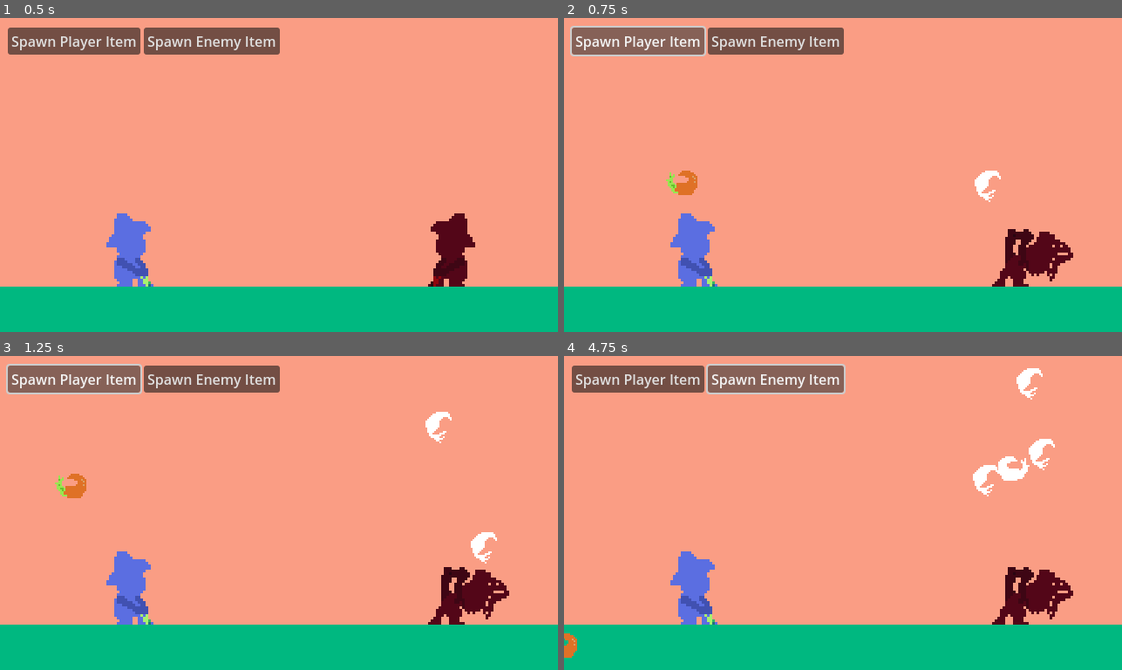
Above: before the commit, frames 1-4 (two rows, left to right).
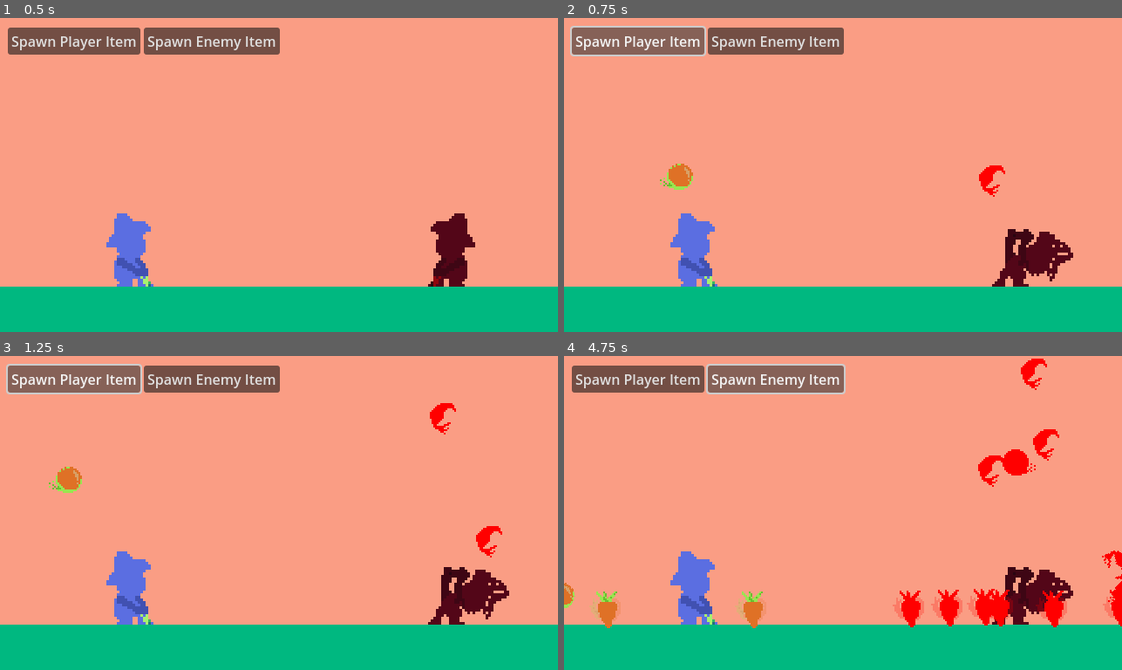
Above: after the commit, the same moments.

Repository: a3leong/farm-fiesta
Game: Godot game, scene res://main.tscn
The game is run twice, just before and just after one commit, with the same random seed, the same clock (stepped at 60 frames per second) and the same inputs.
Inputs:
- Up to frame 1 (0.5 s): no input
- Up to frame 2 (0.75 s): click "Spawn Player Item" at 0.5 s
- Up to frame 3 (1.25 s): no input
- Up to frame 4 (4.75 s): click "Spawn Enemy Item" at 1.25 s; click "Spawn Player Item" at 2 s; click "Spawn Enemy Item" at 2.75 s; click "Spawn Player Item" at 3.5 s; click "Spawn Enemy Item" at 4.25 s

Frame 1 is identical in both runs. In frame 2, 0.7% of the frame differs, in the area x 17-80%, y 46-59%; in frame 3, 1.0%; in frame 4, 4.5%, in the area x 0-100%, y 0-97%.

Commit message:
feat: major refactoring, unit class with state mgmt

Diff:
--- a/audio_manager.gd
+++ b/audio_manager.gd
@@ -1,5 +1,5 @@
 extends Node
 
-func pluckUp(pitchScale):
+func pluck_up(pitchScale):
 	$PluckUp.set_pitch_scale(pitchScale)
 	$PluckUp.play()
--- a/farmer.tscn
+++ b/classes/Player/farmer.tscn
@@ -1,6 +1,6 @@
-[gd_scene load_steps=9 format=3 uid="uid://b8x8b0g2kgns6"]
+[gd_scene load_steps=9 format=3]
 
-[ext_resource type="Script" path="res://Farmer.gd" id="1_d85vo"]
+[ext_resource type="Script" path="res://classes/Player/Farmer.gd" id="1_d85vo"]
 [ext_resource type="Texture2D" uid="uid://dvejru00f6lhc" path="res://assets/farmer-pull.png" id="2_yh040"]
 
 [sub_resource type="AtlasTexture" id="AtlasTexture_cm10s"]
--- a/carrotman.gd
+++ b/classes/Unit/carrotman.gd
@@ -1,6 +1,5 @@
 extends RigidBody2D
 
-class_name Unit
 
 @export var speed = 100
 @export var health = 1
@@ -14,22 +13,18 @@
 var isMoving = false
 var isHittible = true
 
-func init(unitOwnerValue, spawnPosition, thrownForce: Vector2):
+func setPluckState(unitOwnerValue, spawnPosition, thrownForce: Vector2):
+	$AnimatedSprite2D.play("spinning")
 	unitOwner = unitOwnerValue
-	position = spawnPosition
+	set_position(spawnPosition)
 	if unitOwner == ENEMY:
 		speed = -speed # go backwards
 		$AnimatedSprite2D.flip_h = true
 		set_modulate(Color(255, 200, 225))
 	set_linear_velocity(Vector2(-thrownForce.x if unitOwnerValue == PLAYER else thrownForce.x, -thrownForce.y))
 
-func _process(delta):
-	if isMoving:
-		position.x += speed * delta
-
-
-func startMoving():
-	$AnimatedSprite2D.play()
+func setWalkState():
+#	$AnimatedSprite2D.play("neutral")
 	isMoving = true
 
 func stopMoving():
@@ -39,7 +34,6 @@
 # Let game logic manager decide what happens between 2 different units
 # and it'll be responsible for triggering their death fns
 func onCollide():
-
 	print("Collision detected")
 	collide.emit()
 	onDie()
@@ -49,6 +43,11 @@
 	print("Unit died")
 	queue_free()
 
+
+func _process(delta):
+#	if get_linear_velocity().x > -0.1:
+#		queue_free()
+	print(get_linear_velocity())
 
 # TODO: Probably need to add a parent node that controls and manages a rigidbody and an area2d
 # TODO: This is currently on used because of change to physics 2d
@@ -60,7 +59,6 @@
 		print(area.unitOwner)
 		onCollide()
 
-
-
 func _on_body_entered(body):
-	print("on body entered carrot")
+	if body.name == "Ground":
+		setWalkState()
--- a/carrotman.tscn
+++ b/classes/Unit/carrotman.tscn
@@ -1,77 +1,80 @@
-[gd_scene load_steps=24 format=3 uid="uid://h8wg8t4my27f"]
+[gd_scene load_steps=24 format=3 uid="uid://3os4fnp5uhpe"]
 
-[ext_resource type="Script" path="res://carrotman.gd" id="1_qhoox"]
-[ext_resource type="Texture2D" uid="uid://cnf75xpg6rkw" path="res://assets/carrot-Sheet-Sheet.png" id="2_q3wbw"]
-[ext_resource type="Texture2D" uid="uid://dqfu4nci5q3o" path="res://assets/carrot-spin-sheet.png" id="3_rwjj6"]
-[ext_resource type="AudioStream" uid="uid://dvl23e74eat5j" path="res://assets/audio/pluck_up.ogg" id="4_atil0"]
+[ext_resource type="Script" path="res://classes/Unit/carrotman.gd" id="1_gryj4"]
+[ext_resource type="Texture2D" uid="uid://cnf75xpg6rkw" path="res://assets/carrot-Sheet-Sheet.png" id="2_frsh3"]
+[ext_resource type="Texture2D" uid="uid://dqfu4nci5q3o" path="res://assets/carrot-spin-sheet.png" id="3_r8nm4"]
+
+[sub_resource type="PhysicsMaterial" id="PhysicsMaterial_uslyc"]
+rough = true
+bounce = 0.3
 
 [sub_resource type="AtlasTexture" id="AtlasTexture_ucb62"]
-atlas = ExtResource("2_q3wbw")
+atlas = ExtResource("2_frsh3")
 region = Rect2(0, 0, 64, 64)
 
 [sub_resource type="AtlasTexture" id="AtlasTexture_vx3lt"]
-atlas = ExtResource("2_q3wbw")
+atlas = ExtResource("2_frsh3")
 region = Rect2(64, 0, 64, 64)
 
 [sub_resource type="AtlasTexture" id="AtlasTexture_oxion"]
-atlas = ExtResource("2_q3wbw")
+atlas = ExtResource("2_frsh3")
 region = Rect2(128, 0, 64, 64)
 
 [sub_resource type="AtlasTexture" id="AtlasTexture_hffj3"]
-atlas = ExtResource("2_q3wbw")
+atlas = ExtResource("2_frsh3")
 region = Rect2(192, 0, 64, 64)
 
 [sub_resource type="AtlasTexture" id="AtlasTexture_u12pa"]
-atlas = ExtResource("2_q3wbw")
+atlas = ExtResource("2_frsh3")
 region = Rect2(256, 0, 64, 64)
 
 [sub_resource type="AtlasTexture" id="AtlasTexture_go1vj"]
-atlas = ExtResource("2_q3wbw")
+atlas = ExtResource("2_frsh3")
 region = Rect2(320, 0, 64, 64)
 
 [sub_resource type="AtlasTexture" id="AtlasTexture_eanob"]
-atlas = ExtResource("2_q3wbw")
+atlas = ExtResource("2_frsh3")
 region = Rect2(384, 0, 64, 64)
 
 [sub_resource type="AtlasTexture" id="AtlasTexture_xp6ur"]
-atlas = ExtResource("2_q3wbw")
+atlas = ExtResource("2_frsh3")
 region = Rect2(448, 0, 64, 64)
 
 [sub_resource type="AtlasTexture" id="AtlasTexture_0vgrv"]
-atlas = ExtResource("2_q3wbw")
+atlas = ExtResource("2_frsh3")
 region = Rect2(512, 0, 64, 64)
 
 [sub_resource type="AtlasTexture" id="AtlasTexture_1f6f7"]
-atlas = ExtResource("2_q3wbw")
+atlas = ExtResource("2_frsh3")
 region = Rect2(576, 0, 64, 64)
 
 [sub_resource type="AtlasTexture" id="AtlasTexture_apude"]
-atlas = ExtResource("2_q3wbw")
+atlas = ExtResource("2_frsh3")
 region = Rect2(640, 0, 64, 64)
 
-[sub_resource type="AtlasTexture" id="AtlasTexture_uurnj"]
-atlas = ExtResource("3_rwjj6")
-region = Rect2(0, 0, 48, 32)
+[sub_resource type="AtlasTexture" id="AtlasTexture_rx4ps"]
+atlas = ExtResource("3_r8nm4")
+region = Rect2(0, 0, 24, 24)
 
-[sub_resource type="AtlasTexture" id="AtlasTexture_mda7c"]
-atlas = ExtResource("3_rwjj6")
-region = Rect2(48, 0, 48, 32)
+[sub_resource type="AtlasTexture" id="AtlasTexture_1wxsn"]
+atlas = ExtResource("3_r8nm4")
+region = Rect2(24, 0, 24, 24)
 
-[sub_resource type="AtlasTexture" id="AtlasTexture_oaccw"]
-atlas = ExtResource("3_rwjj6")
-region = Rect2(96, 0, 48, 32)
+[sub_resource type="AtlasTexture" id="AtlasTexture_m44x4"]
+atlas = ExtResource("3_r8nm4")
+region = Rect2(48, 0, 24, 24)
 
-[sub_resource type="AtlasTexture" id="AtlasTexture_tlx2v"]
-atlas = ExtResource("3_rwjj6")
-region = Rect2(144, 0, 48, 32)
+[sub_resource type="AtlasTexture" id="AtlasTexture_i71uj"]
+atlas = ExtResource("3_r8nm4")
+region = Rect2(72, 0, 24, 24)
 
-[sub_resource type="AtlasTexture" id="AtlasTexture_4v28d"]
-atlas = ExtResource("3_rwjj6")
-region = Rect2(192, 0, 48, 32)
+[sub_resource type="AtlasTexture" id="AtlasTexture_ks5ei"]
+atlas = ExtResource("3_r8nm4")
+region = Rect2(96, 0, 24, 24)
 
-[sub_resource type="AtlasTexture" id="AtlasTexture_jvblv"]
-atlas = ExtResource("3_rwjj6")
-region = Rect2(240, 0, 48, 32)
+[sub_resource type="AtlasTexture" id="AtlasTexture_gd6cf"]
+atlas = ExtResource("3_r8nm4")
+region = Rect2(120, 0, 24, 24)
 
 [sub_resource type="SpriteFrames" id="SpriteFrames_hat4v"]
 animations = [{
@@ -115,49 +118,48 @@
 }, {
 "frames": [{
 "duration": 1.0,
-"texture": SubResource("AtlasTexture_uurnj")
+"texture": SubResource("AtlasTexture_rx4ps")
 }, {
 "duration": 1.0,
-"texture": SubResource("AtlasTexture_mda7c")
+"texture": SubResource("AtlasTexture_1wxsn")
 }, {
 "duration": 1.0,
-"texture": SubResource("AtlasTexture_oaccw")
+"texture": SubResource("AtlasTexture_m44x4")
 }, {
 "duration": 1.0,
-"texture": SubResource("AtlasTexture_tlx2v")
+"texture": SubResource("AtlasTexture_i71uj")
 }, {
 "duration": 1.0,
-"texture": SubResource("AtlasTexture_4v28d")
+"texture": SubResource("AtlasTexture_ks5ei")
 }, {
 "duration": 1.0,
-"texture": SubResource("AtlasTexture_jvblv")
+"texture": SubResource("AtlasTexture_gd6cf")
 }],
 "loop": true,
 "name": &"spinning",
 "speed": 24.0
 }]
 
-[sub_resource type="RectangleShape2D" id="RectangleShape2D_tk215"]
-size = Vector2(30, 38)
+[sub_resource type="CircleShape2D" id="CircleShape2D_dgsvl"]
+radius = 17.1172
 
 [node name="Carrotman" type="RigidBody2D"]
 position = Vector2(33, 532)
 collision_mask = 2
-script = ExtResource("1_qhoox")
-metadata/_edit_group_ = true
+mass = 127.73
+physics_material_override = SubResource("PhysicsMaterial_uslyc")
+max_contacts_reported = 1
+contact_monitor = true
+script = ExtResource("1_gryj4")
 
 [node name="AnimatedSprite2D" type="AnimatedSprite2D" parent="."]
 scale = Vector2(2, 2)
 sprite_frames = SubResource("SpriteFrames_hat4v")
 animation = &"spinning"
-frame = 2
-frame_progress = 0.569558
+frame_progress = 0.230939
 
 [node name="CollisionShape2D" type="CollisionShape2D" parent="."]
-position = Vector2(1, 4)
-shape = SubResource("RectangleShape2D_tk215")
-
-[node name="PluckUpSFX" type="AudioStreamPlayer" parent="." groups=["units"]]
-stream = ExtResource("4_atil0")
+position = Vector2(2, 0)
+shape = SubResource("CircleShape2D_dgsvl")
 
 [connection signal="body_entered" from="." to="." method="_on_body_entered"]
--- /dev/null
+++ b/classes/Unit/unit.gd
@@ -0,0 +1,79 @@
+extends Node2D
+
+@export var speed = 100
+
+## A unit wrapper for managing and handling multiple states of a single unit
+##
+## Displays and hides states as well as serving as a communication bridge between
+## the main scene and child nodes via signals
+##
+## @tutorial:            http://the/tutorial1/url.com
+## @tutorial(Tutorial2): http://the/tutorial2/url.com
+
+# TODO: Actually figure out how to explicit the enum from another class
+var activeState: int = UnitStateEnum.NONE # No init state to keep it explicit
+var unitOwner: int = UnitOwnerEnum.PLAYER
+
+func init(initOwner: int):
+	$UnitStateWalking.init(initOwner)
+	$UnitStatePluck.init(initOwner)
+
+## _get_current_position()
+##
+## Get the current position of object based on the active object
+## TODO: I don't think this should apply to this case but special case needs to be made to
+## actually set the position on a rigidbody2D after it's been spawned
+func _get_current_position() -> Vector2:
+	match(activeState):
+		UnitStateEnum.WALKING:
+			return $UnitStateWalking.position
+		UnitStateEnum.PLUCK:
+			return $UnitStatePluck/RigidBody2D.position
+
+	print("No matching state found!")
+	return Vector2(0.0, 0.0) # Should not hit this but just in case
+## set_state()
+##
+## Abstraction layer for setting active unit state
+func set_state(state: int, currentPos: Vector2):
+	activeState = state
+	match(state):
+		UnitStateEnum.WALKING:
+			_set_state_walking(currentPos)
+		UnitStateEnum.PLUCK:
+			_set_state_pluck(currentPos)
+
+## call_state()
+##
+## Abstraction fn for calling a function with args for a unit state
+func call_state(state: int, method: String, args: Array):
+	match(state):
+		UnitStateEnum.WALKING:
+			$UnitStateWalking.callv(method, args)
+		UnitStateEnum.PLUCK:
+			$UnitStatePluck.callv(method, args)
+
+## _hidStates()
+## Help fn to hide all states except those in the exception list
+##
+## exceptions -- State names to exclude in hiding
+func _hide_states(exceptions: Dictionary):
+	if !exceptions.has(UnitStateEnum.WALKING):
+		$UnitStateWalking.set_as_inactive_state()
+	if !exceptions.has(UnitStateEnum.PLUCK):
+		$UnitStatePluck.set_as_inactive_state()
+
+func _set_state_walking(currentPos: Vector2):
+	_hide_states({ UnitStateEnum.WALKING: true })
+	var positionToSet = currentPos if currentPos else _get_current_position()
+	$UnitStateWalking.set_as_active_state(positionToSet)
+	$UnitStateWalking.start_walk()
+
+func _set_state_pluck(currentPos: Vector2):
+	_hide_states({ UnitStateEnum.PLUCK: true })
+	var positionToSet = currentPos if currentPos else _get_current_position()
+	$UnitStatePluck.set_as_active_state(positionToSet)
+
+
+func _on_unit_state_pluck_bounced_twice(globalPosition: Vector2):
+	set_state(UnitStateEnum.WALKING, globalPosition)
--- /dev/null
+++ b/classes/Unit/unit.tscn
@@ -0,0 +1,14 @@
+[gd_scene load_steps=4 format=3 uid="uid://c1cm7khls3r1w"]
+
+[ext_resource type="Script" path="res://classes/Unit/unit.gd" id="1_rlpls"]
+[ext_resource type="PackedScene" uid="uid://d2w0bnyplubyx" path="res://classes/Unit/unit_state_walking.tscn" id="2_gjb8v"]
+[ext_resource type="PackedScene" uid="uid://c3bqe2ckst7tx" path="res://classes/Unit/unit_state_pluck.tscn" id="3_uhy6d"]
+
+[node name="Unit" type="Node2D"]
+script = ExtResource("1_rlpls")
+
+[node name="UnitStateWalking" parent="." instance=ExtResource("2_gjb8v")]
+
+[node name="UnitStatePluck" parent="." instance=ExtResource("3_uhy6d")]
+
+[connection signal="bounced_twice" from="UnitStatePluck" to="." method="_on_unit_state_pluck_bounced_twice"]
--- /dev/null
+++ b/classes/Unit/unit_state.gd
@@ -0,0 +1,11 @@
+extends Node2D
+class_name UnitState
+
+func set_as_active_state(curPos: Vector2):
+	position = curPos
+	show()
+	set_process_mode(ProcessMode.PROCESS_MODE_INHERIT)
+
+func set_as_inactive_state():
+	hide()
+	set_process_mode(ProcessMode.PROCESS_MODE_DISABLED)
--- /dev/null
+++ b/classes/Unit/unit_state_pluck.gd
@@ -0,0 +1,45 @@
+extends UnitState
+
+enum {PLAYER,ENEMY}
+
+signal bounced_twice
+
+var bounceCount = 0
+var emitted = false
+var unitOwner
+
+# System called on script init
+func _init():
+	set_as_inactive_state()
+
+# Dev called init function
+func init(initOwner):
+	unitOwner = initOwner
+	if unitOwner == UnitOwnerEnum.ENEMY:
+		set_modulate(Color(255, 0, 0))
+
+func set_as_active_state(curPos: Vector2):
+	position = curPos
+	show()
+	call_deferred("set_process_mode", ProcessMode.PROCESS_MODE_INHERIT)
+
+func set_as_inactive_state():
+	hide()
+	call_deferred("set_process_mode", ProcessMode.PROCESS_MODE_DISABLED)
+
+func start_pluck(unitOwnerValue, thrownForce: Vector2):
+	$RigidBody2D/AnimatedSprite2D.play("default")
+
+	if unitOwnerValue == ENEMY:
+		$RigidBody2D/AnimatedSprite2D.set_flip_h(true)
+
+	unitOwner = unitOwnerValue
+	$RigidBody2D.set_linear_velocity(Vector2(-thrownForce.x if unitOwnerValue == PLAYER else thrownForce.x, -thrownForce.y))
+
+func _on_rigid_body_2d_body_entered(body):
+	if body.name == "Ground":
+		bounceCount += 1
+	if bounceCount > 1 && !emitted:
+		bounced_twice.emit($RigidBody2D.get_global_position())
+		emitted = true
+		queue_free() # TODO: seems a bit like a hard coded solution here
--- /dev/null
+++ b/classes/Unit/unit_state_pluck.tscn
@@ -0,0 +1,81 @@
+[gd_scene load_steps=12 format=3 uid="uid://c3bqe2ckst7tx"]
+
+[ext_resource type="Texture2D" uid="uid://dqfu4nci5q3o" path="res://assets/carrot-spin-sheet.png" id="1_8f1ur"]
+[ext_resource type="Script" path="res://classes/Unit/unit_state_pluck.gd" id="1_ajuvx"]
+
+[sub_resource type="PhysicsMaterial" id="PhysicsMaterial_8swnn"]
+bounce = 0.68
+
+[sub_resource type="AtlasTexture" id="AtlasTexture_eal82"]
+atlas = ExtResource("1_8f1ur")
+region = Rect2(0, 0, 24, 24)
+
+[sub_resource type="AtlasTexture" id="AtlasTexture_twjy0"]
+atlas = ExtResource("1_8f1ur")
+region = Rect2(24, 0, 24, 24)
+
+[sub_resource type="AtlasTexture" id="AtlasTexture_3gmy1"]
+atlas = ExtResource("1_8f1ur")
+region = Rect2(48, 0, 24, 24)
+
+[sub_resource type="AtlasTexture" id="AtlasTexture_qs8s8"]
+atlas = ExtResource("1_8f1ur")
+region = Rect2(72, 0, 24, 24)
+
+[sub_resource type="AtlasTexture" id="AtlasTexture_6lqhc"]
+atlas = ExtResource("1_8f1ur")
+region = Rect2(96, 0, 24, 24)
+
+[sub_resource type="AtlasTexture" id="AtlasTexture_ylr3j"]
+atlas = ExtResource("1_8f1ur")
+region = Rect2(120, 0, 24, 24)
+
+[sub_resource type="SpriteFrames" id="SpriteFrames_pg68l"]
+animations = [{
+"frames": [{
+"duration": 1.0,
+"texture": SubResource("AtlasTexture_eal82")
+}, {
+"duration": 1.0,
+"texture": SubResource("AtlasTexture_twjy0")
+}, {
+"duration": 1.0,
+"texture": SubResource("AtlasTexture_3gmy1")
+}, {
+"duration": 1.0,
+"texture": SubResource("AtlasTexture_qs8s8")
+}, {
+"duration": 1.0,
+"texture": SubResource("AtlasTexture_6lqhc")
+}, {
+"duration": 1.0,
+"texture": SubResource("AtlasTexture_ylr3j")
+}],
+"loop": true,
+"name": &"default",
+"speed": 24.0
+}]
+
+[sub_resource type="CircleShape2D" id="CircleShape2D_c0vmj"]
+radius = 16.0078
+
+[node name="UnitStatePluck" type="Node2D"]
+script = ExtResource("1_ajuvx")
+
+[node name="RigidBody2D" type="RigidBody2D" parent="."]
+collision_mask = 2
+physics_material_override = SubResource("PhysicsMaterial_8swnn")
+max_contacts_reported = 1
+contact_monitor = true
+
+[node name="AnimatedSprite2D" type="AnimatedSprite2D" parent="RigidBody2D"]
+scale = Vector2(2, 2)
+sprite_frames = SubResource("SpriteFrames_pg68l")
+frame = 3
+frame_progress = 0.173967
+
+[node name="CollisionShape2D" type="CollisionShape2D" parent="RigidBody2D"]
+position = Vector2(1.5, 0.5)
+shape = SubResource("CircleShape2D_c0vmj")
+
+[connection signal="body_entered" from="RigidBody2D" to="." method="_on_rigid_body_2d_body_entered"]
--- /dev/null
+++ b/classes/Unit/unit_state_walking.gd
@@ -0,0 +1,29 @@
+extends UnitState
+
+var speed: float = 100
+
+var isWalking = false
+var unitOwner
+
+# System called on script init
+func _init():
+	set_as_inactive_state()
+
+# Dev called init function
+func init(initOwner):
+	unitOwner = initOwner
+	if unitOwner == UnitOwnerEnum.ENEMY:
+		speed = -speed
+		set_modulate(Color(255, 0, 0))
+
+func start_walk():
+	isWalking = true
+	$Area2D/AnimatedSprite2D.play("default")
+
+func stop_walk():
+	isWalking = false
+	$Area2D/AnimatedSprite2D.stop()
+
+func _process(delta: float):
+	if isWalking:
+		position.x += delta * speed
--- /dev/null
+++ b/classes/Unit/unit_state_walking.tscn
@@ -0,0 +1,35 @@
+[gd_scene load_steps=6 format=3 uid="uid://d2w0bnyplubyx"]
+
+[ext_resource type="Script" path="res://classes/Unit/unit_state_walking.gd" id="1_28cq0"]
+[ext_resource type="Texture2D" uid="uid://conmcqk5yptos" path="res://assets/carrot-walk-Sheet.png" id="2_2e1u8"]
+
+[sub_resource type="AtlasTexture" id="AtlasTexture_jkjjb"]
+atlas = ExtResource("2_2e1u8")
+region = Rect2(0, 0, 24, 24)
+
+[sub_resource type="SpriteFrames" id="SpriteFrames_opyln"]
+animations = [{
+"frames": [{
+"duration": 1.0,
+"texture": SubResource("AtlasTexture_jkjjb")
+}],
+"loop": true,
+"name": &"default",
+"speed": 5.0
+}]
+
+[sub_resource type="RectangleShape2D" id="RectangleShape2D_g0t3h"]
+size = Vector2(12, 21)
+
+[node name="UnitStateWalking" type="Node2D"]
+scale = Vector2(2, 2)
+script = ExtResource("1_28cq0")
+
+[node name="Area2D" type="Area2D" parent="."]
+
+[node name="AnimatedSprite2D" type="AnimatedSprite2D" parent="Area2D"]
+sprite_frames = SubResource("SpriteFrames_opyln")
+
+[node name="CollisionShape2D" type="CollisionShape2D" parent="Area2D"]
+position = Vector2(0, 0.5)
+shape = SubResource("RectangleShape2D_g0t3h")
--- /dev/null
+++ b/enums/unit_owner.gd
@@ -0,0 +1,5 @@
+class_name UnitOwnerEnum
+enum {
+	PLAYER,
+	ENEMY
+}
--- /dev/null
+++ b/enums/unit_state.gd
@@ -0,0 +1,6 @@
+class_name UnitStateEnum
+enum {
+	NONE,
+	WALKING,
+	PLUCK
+}
--- a/main.gd
+++ b/main.gd
@@ -1,14 +1,11 @@
 extends Node2D
-@export var carrotmanScene: PackedScene
+@export var unitScene: PackedScene
 @export var enemySpawnSpeed = 0.25
 @export var spawn_throw_force = Vector2(100, 400)
 @export var spawn_throw_variance_y = 300
 @export var spawn_throw_variance_x = 50
 
-const carrotManEmitter = preload("res://carrotman.tscn")
-
-# TODO: import this instead of duplicating enum
-enum {PLAYER,ENEMY}
+const unitEmitter = preload("res://classes/Unit/unit.tscn")
 
 func _generateRandomPluck2DVector():
 	var xForce = spawn_throw_force.x + randi() % spawn_throw_variance_x
@@ -23,42 +20,52 @@
 
 func _on_debug_ui_debug_spawn_enemy_unit():
 	print("debug: spawn enemy unit")
-	spawnUnit(ENEMY)
+	spawn_unit(UnitOwnerEnum.ENEMY)
 
 
 func _on_debug_ui_debug_spawn_player_unit():
 	print("debug: spawn player unit")
-	spawnUnit(PLAYER)
+	spawn_unit(UnitOwnerEnum.PLAYER)
 
 func _input(event):
 	if (event.is_action_pressed("pick_item")):
 		$Farmer.pick_item()
-		spawnUnit(PLAYER)
+		spawn_unit(UnitOwnerEnum.PLAYER)
 
-func spawnUnit(unitOwner):
-	var spawnedUnit = carrotmanScene.instantiate()
+#func spawn_unit_OLD(unitOwner):
+#	var spawnedUnit = carrotmanScene.instantiate()
+#	var startPosition
+#	if unitOwner == PLAYER:
+#		startPosition = $PlayerUnitSpawnPosition.position
+#	else:
+#		startPosition = $EnemyUnitSpawnPosition.position
+#
+#	var pluckForceVector = _generateRandomPluck2DVector()
+#	var pluckSFXPitchScale = ((pluckForceVector.y - spawn_throw_force.y) / spawn_throw_variance_y * .25) + .75
+#	spawnedUnit.setPluckState(unitOwner, startPosition, pluckForceVector)
+#	$AudioManager.pluckUp(pluckSFXPitchScale)
+#	add_child(spawnedUnit)
+
+
+func spawn_unit(unitOwner):
+	var spawnedUnit = unitScene.instantiate()
 	var startPosition
-	if unitOwner == PLAYER:
+	if unitOwner == UnitOwnerEnum.PLAYER:
 		startPosition = $PlayerUnitSpawnPosition.position
 	else:
 		startPosition = $EnemyUnitSpawnPosition.position
 
 	var pluckForceVector = _generateRandomPluck2DVector()
 	var pluckSFXPitchScale = ((pluckForceVector.y - spawn_throw_force.y) / spawn_throw_variance_y * .25) + .75
-	print(pluckSFXPitchScale)
-	spawnedUnit.init(unitOwner, startPosition, pluckForceVector)
-	spawnedUnit.startMoving()
-	$AudioManager.pluckUp(pluckSFXPitchScale)
+	spawnedUnit.init(unitOwner)
+	spawnedUnit.set_state(UnitStateEnum.PLUCK, startPosition)
+	spawnedUnit.call_state(UnitStateEnum.PLUCK, "start_pluck", [unitOwner, pluckForceVector])
+	$AudioManager.pluck_up(pluckSFXPitchScale)
 	add_child(spawnedUnit)
-
 
 func _on_enemy_farmer_pick_timer_timeout():
 	# Attempt to randomize to simulate player input
-	var shouldSpawnEnemy = randi() % 2 # Gives random value between 0 and 1
+	var shouldSpawnEnemy = randi() % 2 # Gives random value of either 0 or 1
 	if shouldSpawnEnemy == 0:
 		$EnemyFarmer.pick_item()
-		spawnUnit(ENEMY)
-
-
-func _on_ground_body_entered(body):
-	print("notice body enter")
+		spawn_unit(UnitOwnerEnum.ENEMY)
--- a/main.tscn
+++ b/main.tscn
@@ -1,17 +1,17 @@
-[gd_scene load_steps=7 format=3 uid="uid://5q66aq7drmyb"]
+[gd_scene load_steps=7 format=3 uid="uid://cksvr8m5rm5x3"]
 
 [ext_resource type="PackedScene" uid="uid://dx36xgy83f8vw" path="res://debug_ui.tscn" id="1_3ksjr"]
 [ext_resource type="Script" path="res://main.gd" id="1_rkl1y"]
-[ext_resource type="PackedScene" uid="uid://h8wg8t4my27f" path="res://carrotman.tscn" id="2_2g0ho"]
+[ext_resource type="PackedScene" uid="uid://c1cm7khls3r1w" path="res://classes/Unit/unit.tscn" id="2_gnb1n"]
 [ext_resource type="PackedScene" uid="uid://c6lmx45nhktp" path="res://audio_manager.tscn" id="3_502kr"]
-[ext_resource type="PackedScene" uid="uid://b8x8b0g2kgns6" path="res://farmer.tscn" id="4_2eqrv"]
+[ext_resource type="PackedScene" path="res://classes/Player/farmer.tscn" id="4_2eqrv"]
 
 [sub_resource type="RectangleShape2D" id="RectangleShape2D_4if47"]
-size = Vector2(886, 53)
+size = Vector2(2038, 53)
 
 [node name="Main" type="Node2D"]
 script = ExtResource("1_rkl1y")
-carrotmanScene = ExtResource("2_2g0ho")
+unitScene = ExtResource("2_gnb1n")
 
 [node name="AudioManager" parent="." instance=ExtResource("3_502kr")]
 
@@ -23,20 +23,20 @@
 color = Color(0.980392, 0.615686, 0.517647, 1)
 metadata/_edit_use_anchors_ = true
 
-[node name="Ground" type="Area2D" parent="."]
+[node name="Ground" type="StaticBody2D" parent="."]
 position = Vector2(9, 310)
 collision_layer = 2
 metadata/_edit_group_ = true
 
 [node name="ColorRect" type="ColorRect" parent="Ground"]
-offset_left = -166.0
+offset_left = -687.0
 offset_top = -2.0
-offset_right = 722.0
+offset_right = 1542.0
 offset_bottom = 50.0
 color = Color(0, 0.721569, 0.501961, 1)
 
 [node name="CollisionShape2D" type="CollisionShape2D" parent="Ground"]
-position = Vector2(277, 24.5)
+position = Vector2(355, 24.5)
 shape = SubResource("RectangleShape2D_4if47")
 
 [node name="PlayerUnitSpawnPosition" type="Marker2D" parent="."]
@@ -55,7 +55,9 @@
 position = Vector2(515, 260)
 isEnemy = true
 
+[node name="test" type="Marker2D" parent="."]
+position = Vector2(44, 290)
+
 [connection signal="timeout" from="EnemyFarmerPickTimer" to="." method="_on_enemy_farmer_pick_timer_timeout"]
-[connection signal="body_entered" from="Ground" to="." method="_on_ground_body_entered"]
 [connection signal="debugSpawnEnemyUnit" from="DebugUI" to="." method="_on_debug_ui_debug_spawn_enemy_unit"]
 [connection signal="debugSpawnPlayerUnit" from="DebugUI" to="." method="_on_debug_ui_debug_spawn_player_unit"]
--- a/project.godot
+++ b/project.godot
@@ -15,6 +15,11 @@
 config/features=PackedStringArray("4.0", "GL Compatibility")
 config/icon="res://icon.svg"
 
+[debug]
+
+gdscript/warnings/unsafe_cast=1
+gdscript/warnings/unsafe_call_argument=1
+
 [display]
 
 window/size/viewport_width=640
@@ -24,11 +29,15 @@
 
 project/assembly_name="FarmFiesta"
 
+[editor]
+
+movie_writer/movie_file="C:/Users/a3leo/Videos/godot/scene_capture.avi"
+
 [input]
 
 pick_item={
 "deadzone": 0.5,
-"events": [Object(InputEventKey,"resource_local_to_scene":false,"resource_name":"","device":-1,"window_id":0,"alt_pressed":false,"shift_pressed":false,"ctrl_pressed":false,"meta_pressed":false,"pressed":false,"keycode":0,"physical_keycode":90,"key_label":0,"unicode":122,"echo":false,"script":null)
+"events": [Object(InputEventKey,"resource_local_to_scene":false,"resource_name":"","device":-1,"window_id":0,"alt_pressed":false,"shift_pressed":false,"ctrl_pressed":false,"meta_pressed":false,"pressed":false,"keycode":0,"physical_keycode":32,"key_label":0,"unicode":32,"echo":false,"script":null)
 ]
 }
 
Binary file changed: assets/carrot-spin-sheet.png
Binary file changed: assets/carrot-spin.ase
Binary file added: assets/carrot-walk-Sheet.png
Not shown, added: assets/carrot-walk-Sheet.png.import
Binary file added: assets/carrot-walk.ase
Renamed: Farmer.gd -> classes/Player/Farmer.gd
Not shown, added: classes/Unit/unit_state_walking.tscn.depren
